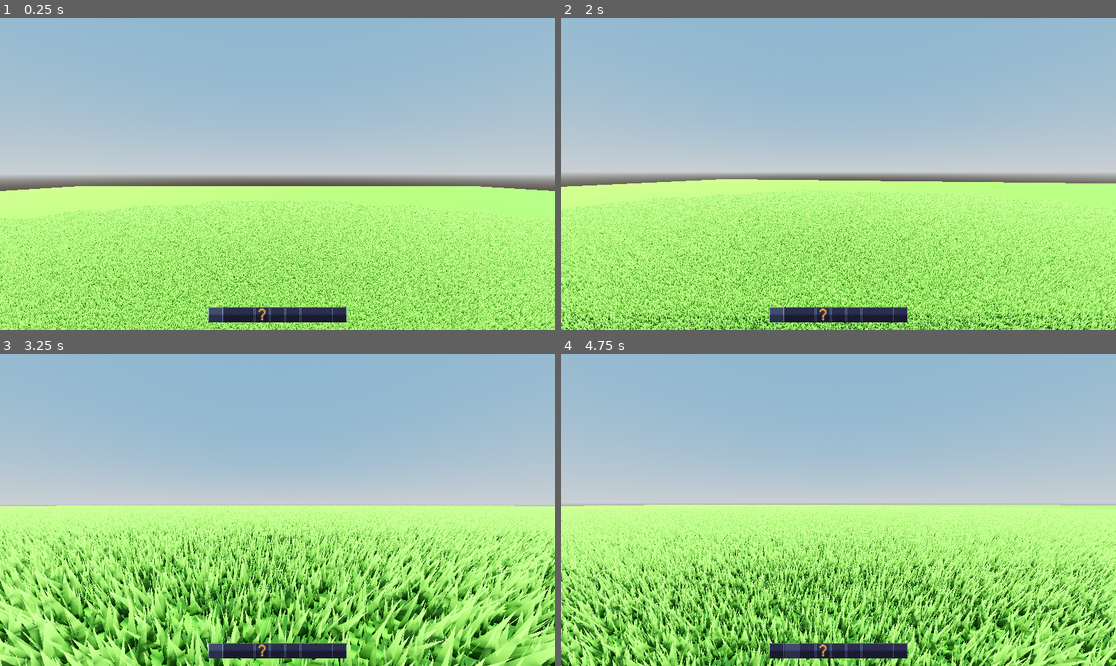
Above: before the commit, frames 1-4 (two rows, left to right).
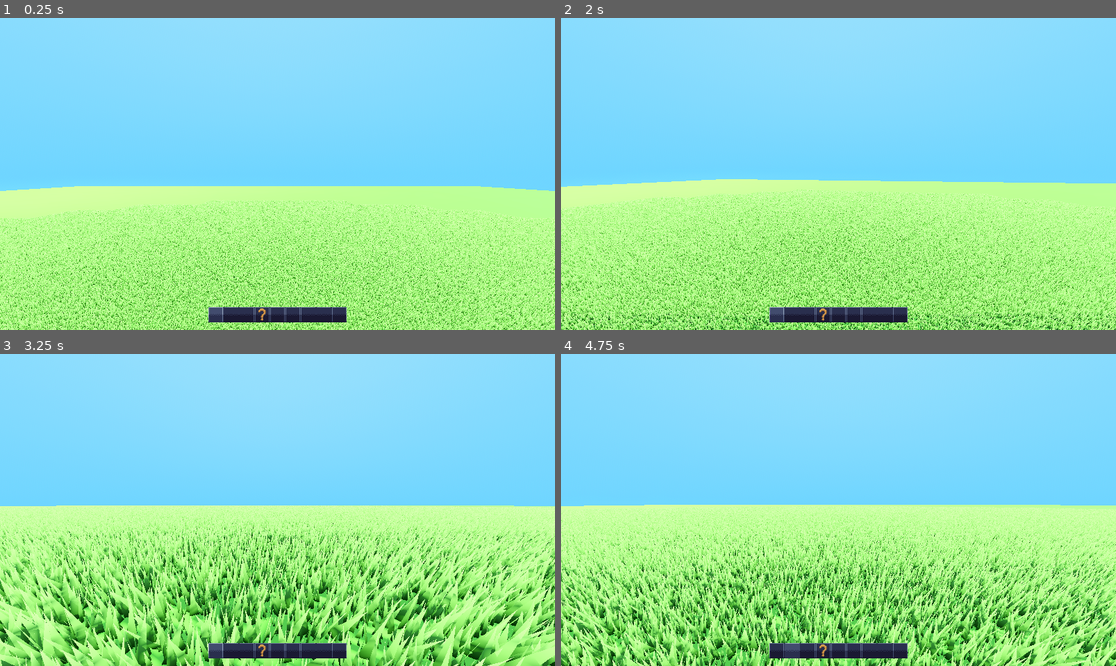
Above: after the commit, the same moments.

Repository: LordDeatHunter/SurvTest
Game: Godot game, scene res://scenes/main.tscn
Same seed, same stepped clock (60 frames per second), same inputs: the game is played once before the commit and once after it.
Inputs (mouse positions are in pixels of both pictures, inside the frame that each line leads up to):
- Up to frame 1 (0.25 s): no input
- Up to frame 2 (2 s): tap Enter at 0.5 s; move the mouse to (866, 174) at 0.52 s; hold W (move_forward) from 0.53 s (still down); tap Shift (crouch) at 0.6 s; click (866, 174) at 0.67 s; tap Space (jump) at 0.77, 1.52 s; move the mouse to (810, 174) at 1.27 s; tap F (interact) at 1.35 s
- Up to frame 3 (3.25 s): keep holding W (move_forward); move the mouse to (288, 503) at 2.02 s; tap Ctrl (sprint) at 2.1 s; move the mouse to (271, 516) at 2.77 s; tap Tab at 2.85 s; click (271, 516) at 2.92 s; tap Space (jump) at 3.02 s
- Up to frame 4 (4.75 s): move the mouse to (777, 650) at 3.52 s; release W (move_forward) at 3.53 s; hold A (move_left) from 3.53 s (still down); tap Shift (crouch) at 3.6 s; click (777, 650) at 3.67 s; tap Space (jump) at 3.77, 4.52 s; move the mouse to (794, 650) at 4.27 s; tap F (interact) at 4.35 s; click (794, 650) at 4.42 s

The runs differ from the first frame. In frame 1, 54% of the frame differs, in the area x 0-100%, y 0-100%; in frame 2, 53%; in frame 3, 52%; in frame 4, 52%.

Commit message:
Tweak world environment

Diff:
--- a/scenes/main.tscn
+++ b/scenes/main.tscn
@@ -4,9 +4,12 @@
 [ext_resource type="PackedScene" uid="uid://b5rkalf5fpin6" path="res://scenes/actors/player.tscn" id="1_heqpp"]
 
 [sub_resource type="ProceduralSkyMaterial" id="ProceduralSkyMaterial_m5gqq"]
-sky_top_color = Color(0.435294, 0.580392, 0.690196, 1)
-sky_horizon_color = Color(0.658823, 0.687348, 0.705799, 1)
-ground_horizon_color = Color(0.658823, 0.687348, 0.705799, 1)
+sky_top_color = Color(0.533663, 0.806064, 0.965937, 1)
+sky_horizon_color = Color(0.341176, 0.717647, 1, 1)
+sky_curve = 0.643062
+sky_cover_modulate = Color(0.984377, 0.751499, 0.47202, 0.16)
+ground_bottom_color = Color(0.341176, 0.717647, 1, 1)
+ground_horizon_color = Color(0.341176, 0.717647, 1, 1)
 
 [sub_resource type="Sky" id="Sky_y4ieq"]
 sky_material = SubResource("ProceduralSkyMaterial_m5gqq")
@@ -14,7 +17,9 @@
 [sub_resource type="Environment" id="Environment_ofmmo"]
 background_mode = 2
 sky = SubResource("Sky_y4ieq")
+ambient_light_source = 3
 tonemap_mode = 2
+ssao_enabled = true
 glow_enabled = true
 
 [sub_resource type="StandardMaterial3D" id="StandardMaterial3D_yfgiq"]
